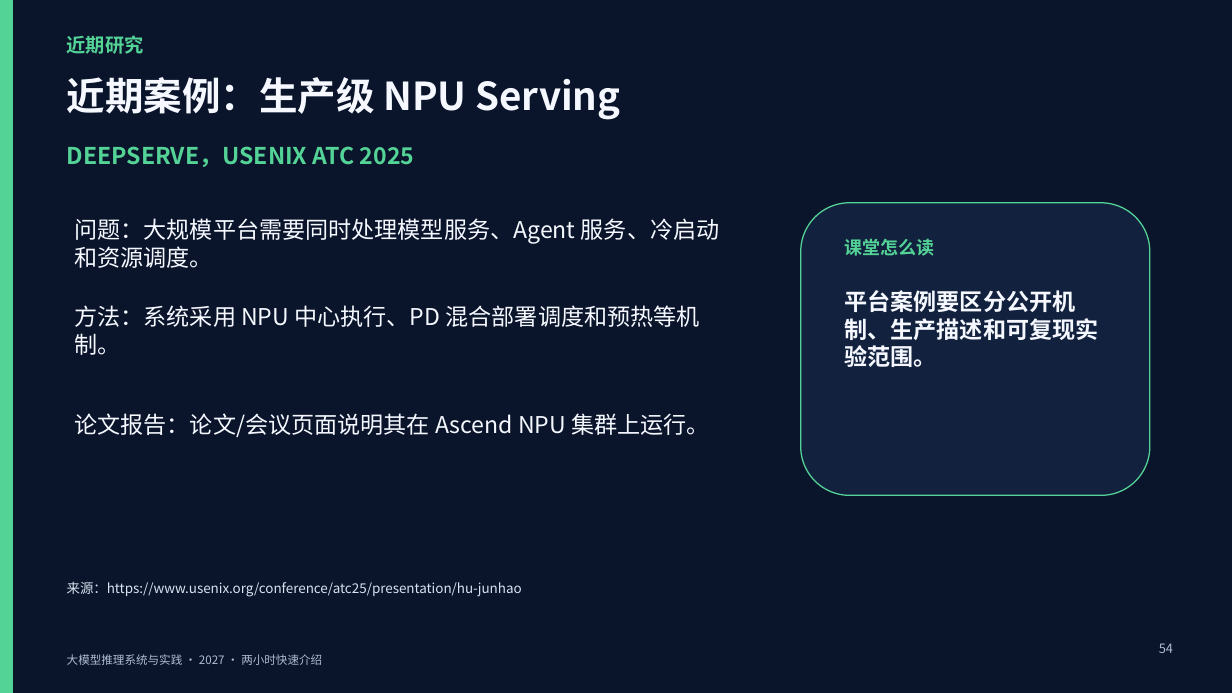
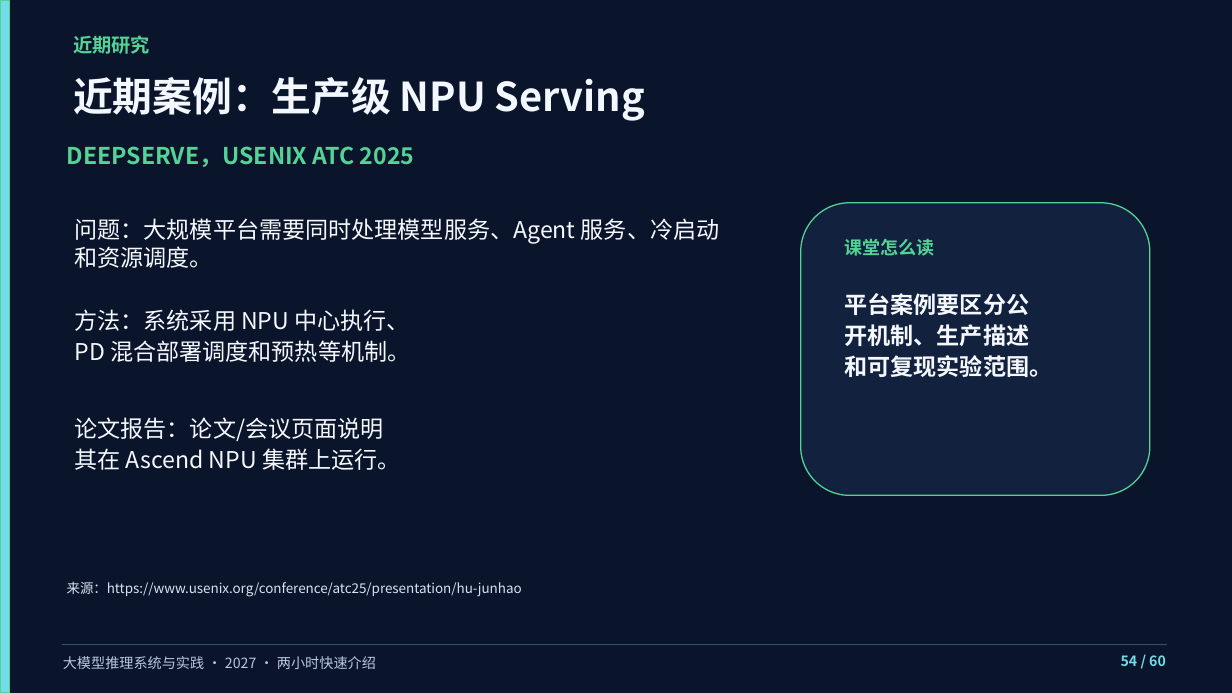
Before and after one commit to vLLM-HUST/intro-to-llm-inference-engines, a slide deck: slide 54 of build/slides/2027/course-overview/LLM推理系统_两小时快速介绍.pptx. Drawn at 1232x693 pixels with LibreOffice and Linux fonts; fonts in the diff are those of the drawing. Boxes give left, top, right and bottom in pixels: in the first picture for what was removed or moved away, otherwise in the second. Text is boxed around its words. In the diff, an @@ line names an element or a change of style, - is before the commit and + after.

Commit message:
Refine the projection layout across all ten course decks

```diff
--- a/build/slides/2027/course-overview/LLM推理系统_两小时快速介绍.pptx
+++ b/build/slides/2027/course-overview/LLM推理系统_两小时快速介绍.pptx
@@ rectangle resized from (x1=0, y1=0, x2=13, y2=693) to (x1=0, y1=0, x2=9, y2=693) @@
@@ rectangle at (x1=0, y1=0, x2=9, y2=693): fill #54D397 to #72DDE9 @@
@@ text "近期研究" moved from (x1=67, y1=35, x2=144, y2=54) to (x1=73, y1=35, x2=150, y2=54) @@
@@ text "近期案例：生产级 NPU Serving" at (x1=73, y1=77, x2=645, y2=121): size 30 to 31 pt, text colour #F5F8FF to #F3F7FF @@
@@ text at (x1=844, y1=293, x2=1052, y2=377): text changed @@
-平台案例要区分公开机制、生产描述和可复现实验范围。
+平台案例要区分公
+开机制、生产描述
+和可复现实验范围。
@@ text at (x1=74, y1=309, x2=410, y2=362): text changed @@
-方法：系统采用 NPU 中心执行、PD 混合部署调度和预热等机制。
+方法：系统采用 NPU 中心执行、
+PD 混合部署调度和预热等机制。
@@ text at (x1=74, y1=417, x2=401, y2=470): text changed @@
-论文报告：论文/会议页面说明其在 Ascend NPU 集群上运行。
+论文报告：论文/会议页面说明
+其在 Ascend NPU 集群上运行。
@@ rectangle added at (x1=62, y1=644, x2=1167, y2=645), fill #36506B @@
@@ text "大模型推理系统与实践 · 2027 · 两小时快速介绍" at (x1=63, y1=656, x2=376, y2=669): size 9 to 11 pt, text colour #AEBCD3 to #B8C9E0; line spacing 1 to 1.1 @@
@@ rectangle removed at (x1=1119, y1=637, x2=1183, y2=670) @@
@@ text at (x1=1121, y1=655, x2=1166, y2=666): text changed; size 10 to 11 pt; text colour #AEBCD3 to #72DDE9; bold on @@
-54
+54 / 60
```
Also in this commit, not shown: 59 other slides changed, 9 other files.
